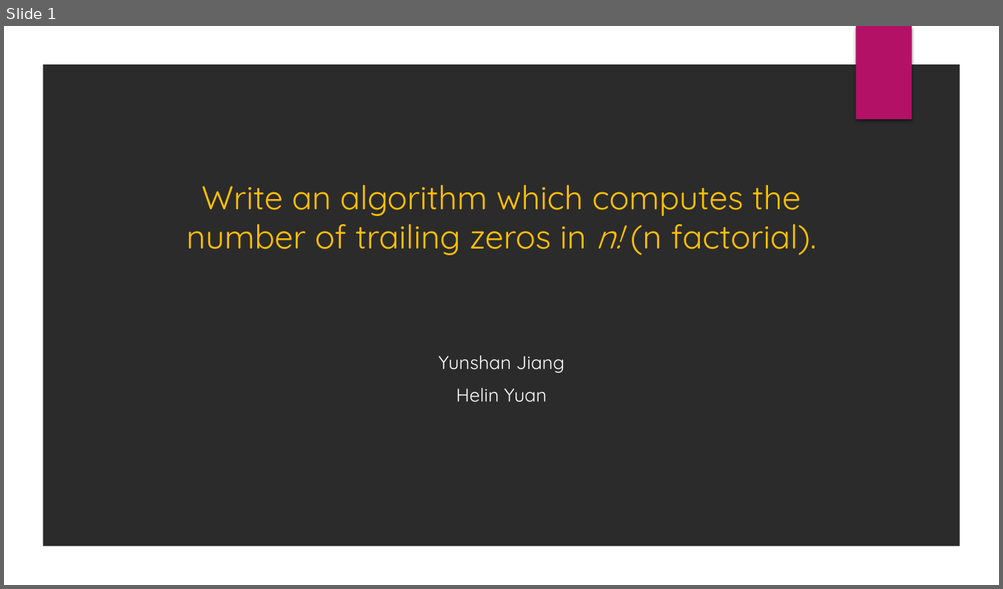
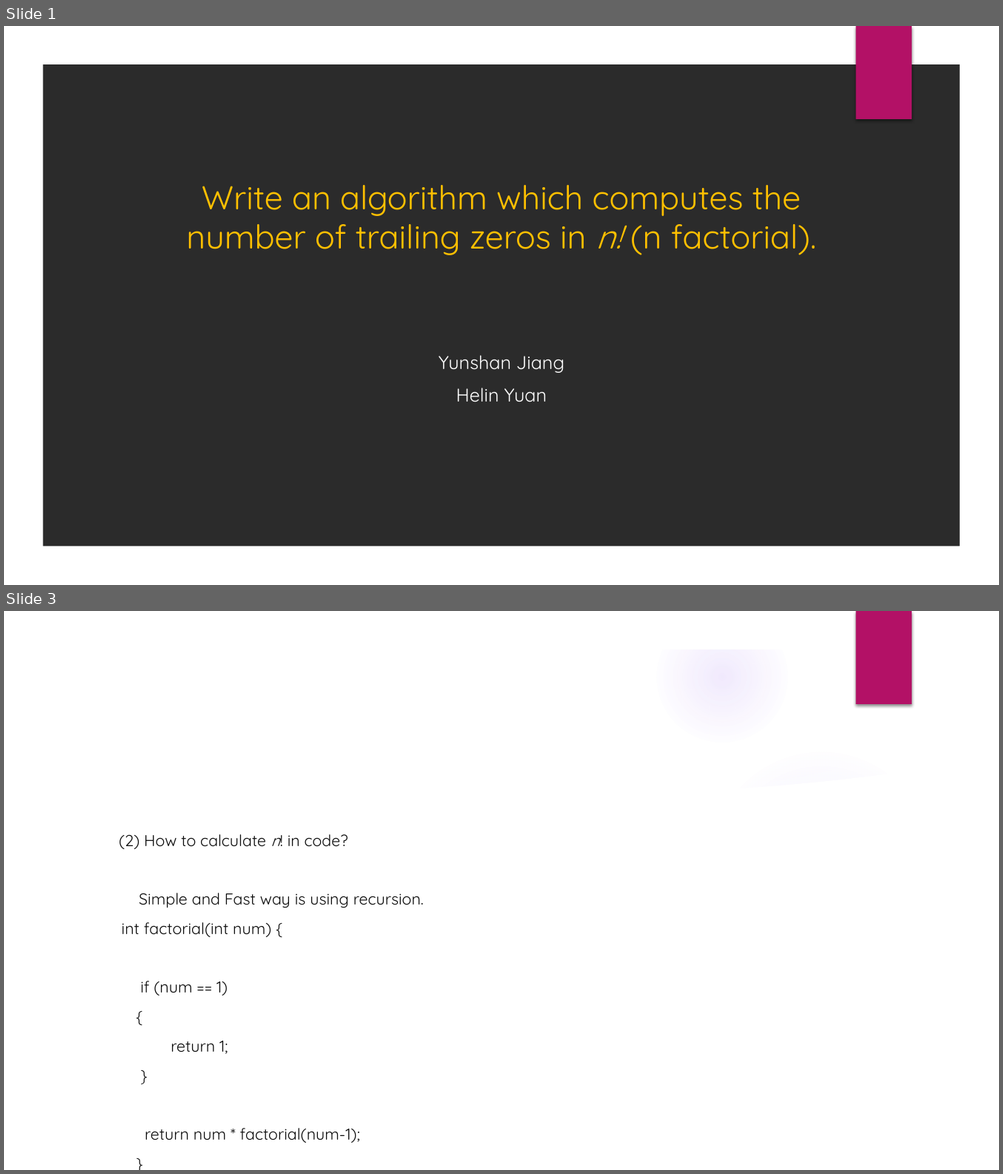
Before and after one commit to YunshanJiang/TripleTreeEngine, a slide deck: Docs/Advance programming PPT.pptx. Shown one above the other, each under a label of ours: slide 1 before the commit, slides 1 and 3 after it; the slides between them are not shown. The pictures are 1003x589 and 1003x1174 pixels, drawn with LibreOffice and Linux fonts; fonts in the diff are those of the drawing; background and template pictures are left out; a plain dark background stands for a picture behind light text. Boxes give left, top, right and bottom in pixels: in the first picture for what was removed or moved away, otherwise in the second. Text is boxed around its words. In the diff, an @@ line names an element or a change of style, - is before the commit and + after.

```diff
--- a/Docs/Advance programming PPT.pptx
+++ b/Docs/Advance programming PPT.pptx
@@ slide 3 added at (x1=4, y1=611, x2=999, y2=1170), background picture (left out); not listed: 2 template elements that a slide beside it also shows @@
@@ group added at (x1=4, y1=612, x2=967, y2=1170): 5 ellipses, 2 freeform shapes @@
@@ text added at (x1=119, y1=834, x2=424, y2=1143), 15.3 pt, text #0D0D0D @@
+(2) How to calculate n! in code?
+Simple and Fast way is using recursion.
+int factorial(int num) {
+if (num == 1)
+{
+return 1;
+}
+return num * factorial(num-1);
+}
```
Also in this commit, not shown: 5 other slides added, 32 other files.
